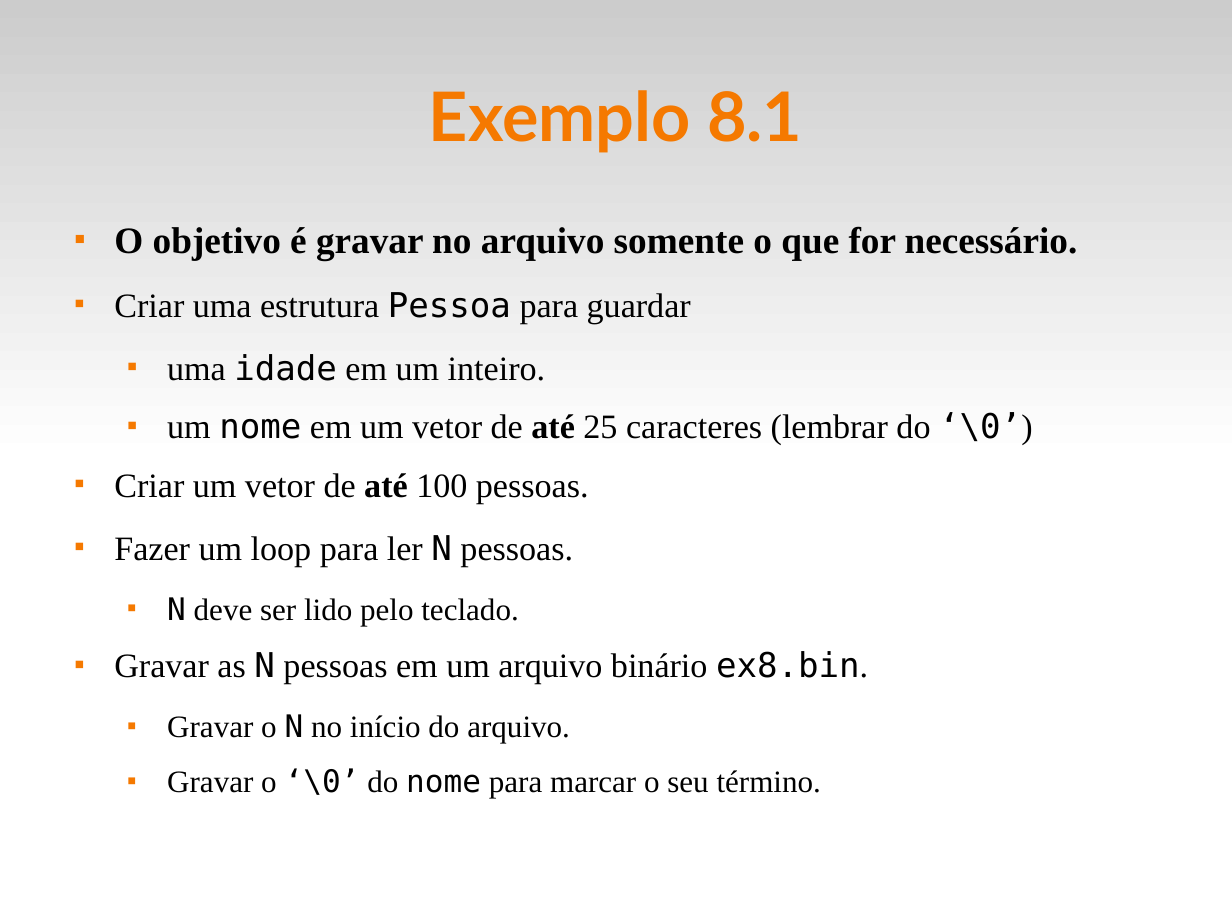
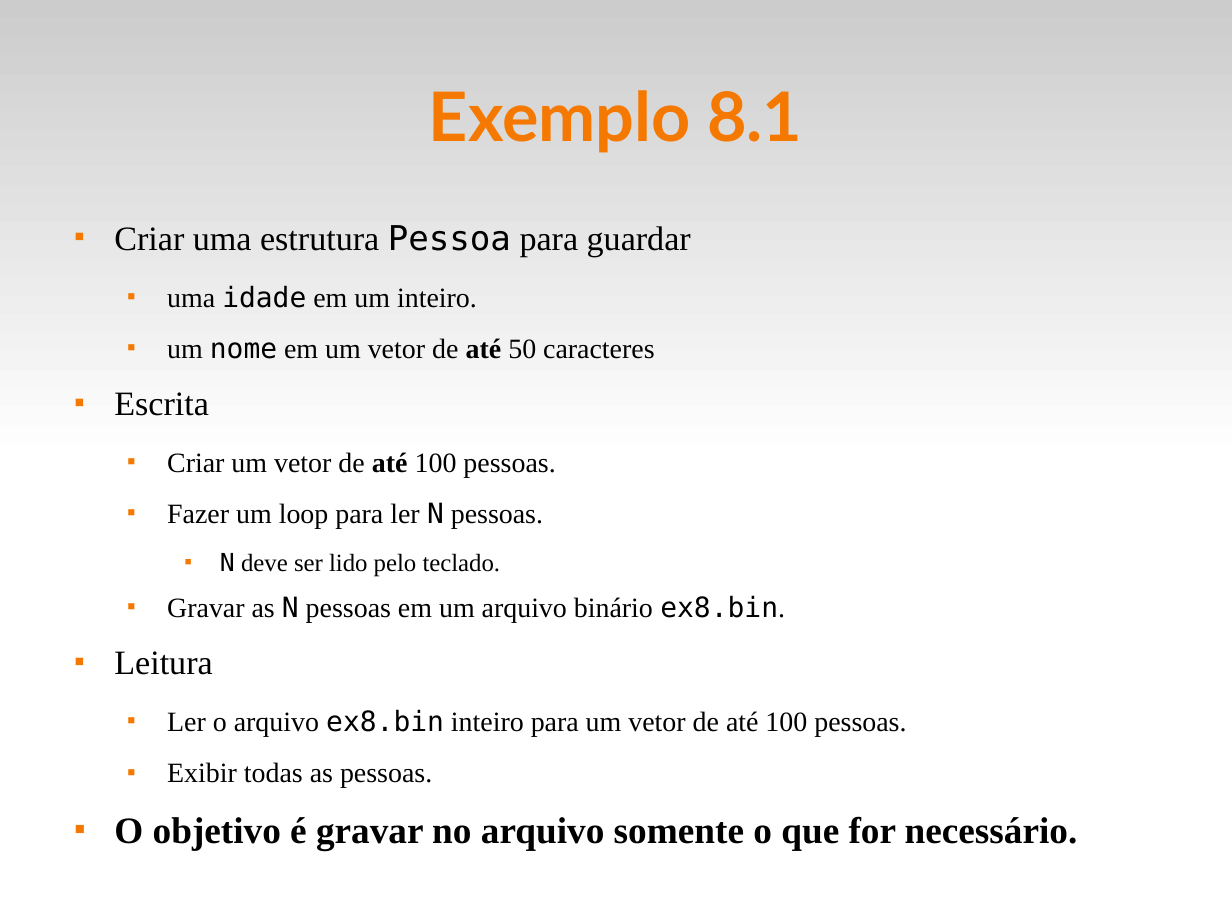
Before and after one commit to fsantanna-uerj/LP1, a slide deck: slide 15 of Slides/lp1-08-arquivos.odp (slide 14 before the commit). Drawn at 1232x924 pixels with LibreOffice and Linux fonts; fonts in the diff are those of the drawing. Boxes give left, top, right and bottom in pixels: in the first picture for what was removed or moved away, otherwise in the second. Text is boxed around its words. In the diff, an @@ line names an element or a change of style, - is before the commit and + after.

```diff
--- a/Slides/lp1-08-arquivos.odp
+++ b/Slides/lp1-08-arquivos.odp
@@ text at [114, 226, 1078, 260]: paragraph removed @@
-■ O objetivo é gravar no arquivo somente o que for necessário.
@@ text at [167, 285, 785, 623]: size 22 to 18 pt in "uma idade em um inteiro.", "Criar um vetor de até 100 pessoas.", "Fazer um loop para ler N pessoas.", "Gravar as N pessoas em um arquivo ..."; size 20 to 16 pt in "N deve ser lido pelo teclado."; list level 1 to 2 in "Criar um vetor de até ..."; list level 1 to 2 in "Fazer um loop para ler ..."; list level 2 to 3 in "N deve ser lido pelo ..."; list level 1 to 2 in "Gravar as N pessoas em ..." @@
@@ text at [114, 338, 654, 416]: text changed; size 22 to 18 pt @@
-  ■ um nome em um vetor de até 25 caracteres (lembrar do ‘\0’)
+  ■ um nome em um vetor de até 50 caracteres
+■ Escrita
@@ text at [114, 651, 1078, 850]: text changed; size 20 to 18 pt @@
-  ■ Gravar o N no início do arquivo.
-  ■ Gravar o ‘\0’ do nome para marcar o seu término.
+■ Leitura
+  ■ Ler o arquivo ex8.bin inteiro para um vetor de até 100 pessoas.
+  ■ Exibir todas as pessoas.
+■ O objetivo é gravar no arquivo somente o que for necessário.
```
Also in this commit, not shown: 1 other slide changed, 1 slide added, 1 slide removed, 7 other files.
